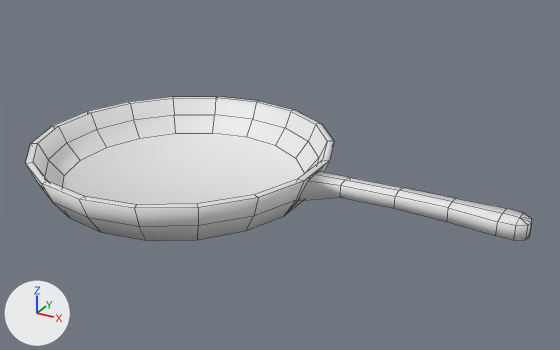
The Blender file unity/SkyInn/Assets/SixtyMeters/models/kitchen/pan/pan.blend: old version first, new version second.
The view is the same before and after, from a 50 mm lens placed at (0.735, -0.976, 0.548), pointed at (0.191, 0.013, 0.054). Every picture has the same lights, and +X, +Y and +Z are marked at lower left. Mesh edges are drawn as thin lines.

Names of what the first picture shows: 'pan'.
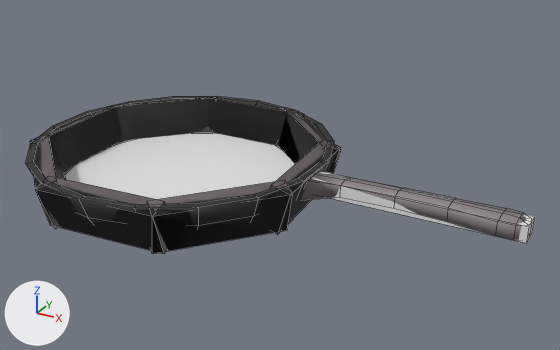
Changed parts and their boxes (x1, y1, x2, y2) in the pictures (560 x 350 px):
'pan', recoloured, surface changed (white to grey)
    both: (25, 96, 532, 241)
'bottom', added
    after: (65, 133, 295, 199)
'pan.006', added (black)
    after: (147, 180, 293, 254)
'pan.005', added (black)
    after: (35, 176, 167, 254)
'pan.002', added (black)
    after: (108, 97, 216, 140)
'pan.001', added (black)
    after: (203, 97, 304, 145)
'pan.003', added (black)
    after: (33, 104, 122, 166)
'pan.008', added (black)
    after: (279, 108, 341, 174)
'pan.007', added
    after: (271, 139, 341, 235)
'handle', added
    after: (310, 171, 535, 243)
'pan.004', added
    after: (30, 134, 66, 229)
part 1 of me_cylinder, surface changed (white to grey)
    before: (25, 96, 532, 241)
    after: (25, 96, 527, 240)

The change, as a diff of the scene's bpy script:
```diff
--- a/unity/SkyInn/Assets/SixtyMeters/models/kitchen/pan/pan.blend.py
+++ b/unity/SkyInn/Assets/SixtyMeters/models/kitchen/pan/pan.blend.py
@@ me_cylinder @@
 me_cylinder.from_pydata(...)  # 152 vertices, 142 faces; spans x -0.372..0.932, y -0.402..0.402, z 0.016..0.129
 # used by ob_pan; location = (0.0, 0.0, 0.0); scale = (0.625, 0.625, 0.625)
+# me_cylinder part 1: texture (UV) coordinates of 142 of 142 faces, centred in x -0.363..0.93, y -0.38..0.38, z 0.016..0.129, changed; they spanned u 0.0..1.0, v 0.01..1.0 and now span u 0.0..1.0, v 0.01..0.94
+me_cylinder.materials.append(mat_pan_material)  # picture img_pan_uv_layout_blenderpaint_png
@@ ob_handle @@
+ob_handle = bpy.data.objects.new('handle', me_cube)  # a box spanning x -1.0..1.0, y -1.0..1.0, z -1.0..1.0
+ob_handle.location = (0.41, 0.001, 0.061)
+ob_handle.scale = (0.173, 0.0169, 0.0125)
@@ ob_bottom @@
+ob_bottom = bpy.data.objects.new('bottom', me_cylinder_034)  # an 8-sided cylinder along z spanning x -1.0..1.0, y -1.0..1.0, z -1.0..1.0
+ob_bottom.location = (0.015, 0.001, 0.015)
+ob_bottom.rotation_euler = (0.0, 0.0, -0.382)  # degrees (0, 0, -22)
+ob_bottom.scale = (-0.211, -0.211, 0.00714)
@@ ob_pan_008 @@
+ob_pan_008 = bpy.data.objects.new('pan.008', me_cylinder_033)  # a box spanning x -0.08..0.08, y 0.145..0.171, z 0.057..0.15; a box spanning x -0.08..0.08, y 0.145..0.171, z 0.057..0.15; in mat_pan_material (picture img_pan_uv_layout_blenderpaint_png)
+ob_pan_008.location = (0.015, 0.0, 0.027)
+ob_pan_008.rotation_euler = (-0.297, 0.0, 5.541)  # degrees (-17, 0, 317)
+ob_pan_008.scale = (1.27, 1.27, 0.771)
@@ ob_pan_007 @@
+ob_pan_007 = bpy.data.objects.new('pan.007', me_cylinder_033.copy())
+ob_pan_007.location = (0.015, 0.0, 0.027)
+ob_pan_007.rotation_euler = (-0.297, 0.0, 4.786)  # degrees (-17, 0, 274)
+ob_pan_007.scale = (1.27, 1.27, 0.771)
@@ ob_pan_006 @@
+ob_pan_006 = bpy.data.objects.new('pan.006', me_cylinder_033.copy())
+ob_pan_006.location = (0.015, 0.0, 0.027)
+ob_pan_006.rotation_euler = (-0.297, 0.0, 3.999)  # degrees (-17, 0, 229)
+ob_pan_006.scale = (1.27, 1.27, 0.771)
@@ ob_pan_005 @@
+ob_pan_005 = bpy.data.objects.new('pan.005', me_cylinder_033.copy())
+ob_pan_005.location = (0.015, 0.0, 0.027)
+ob_pan_005.rotation_euler = (-0.297, 0.0, 3.2)  # degrees (-17, 0, 183)
+ob_pan_005.scale = (1.27, 1.27, 0.771)
@@ ob_pan_004 @@
+ob_pan_004 = bpy.data.objects.new('pan.004', me_cylinder_033.copy())
+ob_pan_004.location = (0.015, 0.0, 0.027)
+ob_pan_004.rotation_euler = (-0.297, 0.0, 2.397)  # degrees (-17, 0, 137)
+ob_pan_004.scale = (1.27, 1.27, 0.771)
@@ ob_pan_003 @@
+ob_pan_003 = bpy.data.objects.new('pan.003', me_cylinder_033.copy())
+ob_pan_003.location = (0.015, 0.0, 0.027)
+ob_pan_003.rotation_euler = (-0.297, 0.0, 1.588)  # degrees (-17, 0, 91)
+ob_pan_003.scale = (1.27, 1.27, 0.771)
@@ ob_pan_002 @@
+ob_pan_002 = bpy.data.objects.new('pan.002', me_cylinder_033.copy())
+ob_pan_002.location = (0.015, 0.0, 0.027)
+ob_pan_002.rotation_euler = (-0.297, 0.0, 0.799)  # degrees (-17, 0, 46)
+ob_pan_002.scale = (1.27, 1.27, 0.771)
@@ ob_pan_001 @@
+ob_pan_001 = bpy.data.objects.new('pan.001', me_cylinder_033.copy())
+ob_pan_001.location = (0.015, 0.0, 0.027)
+ob_pan_001.rotation_euler = (-0.297, 0.0, 0.0)  # degrees (-17, 0, 0)
+ob_pan_001.scale = (1.27, 1.27, 0.771)
```
